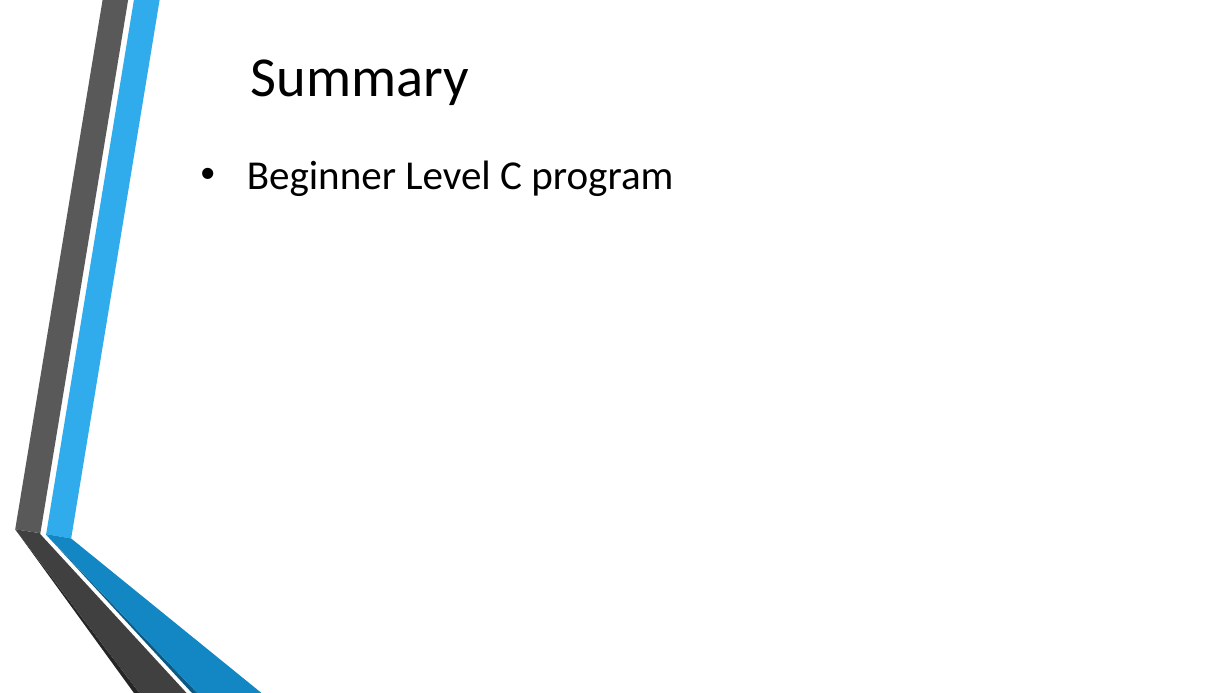
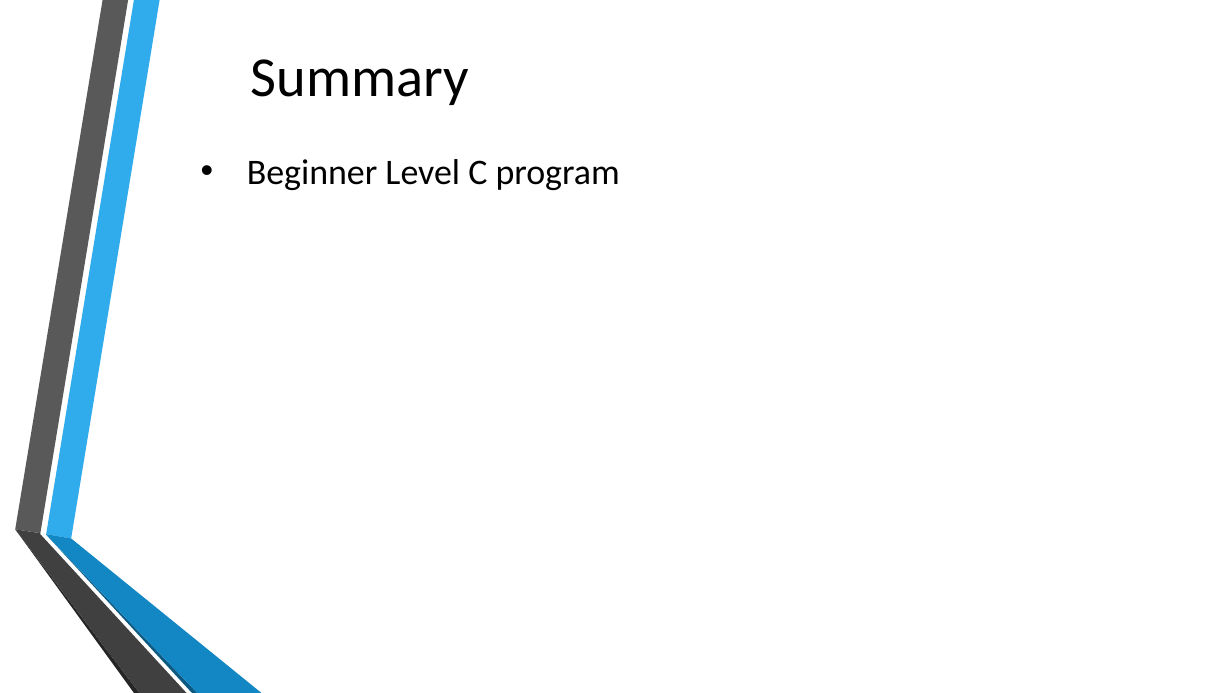
Before and after one commit to 10Rajin/Presentation, a slide deck: slide 3 of Banking Management System.pptx. Drawn at 1232x693 pixels with LibreOffice and Linux fonts; fonts in the diff are those of the drawing; background and template pictures are left out. Boxes give left, top, right and bottom in pixels: in the first picture for what was removed or moved away, otherwise in the second. Text is boxed around its words. In the diff, an @@ line names an element or a change of style, - is before the commit and + after.

```diff
--- a/Banking Management System.pptx
+++ b/Banking Management System.pptx
@@ text "Beginner Level C program" at <box>247,159,620,190</box>: size 32 to 28 pt @@
```
Also in this commit, not shown: 1 other slide changed, 4 slides added, 3 slides removed.
